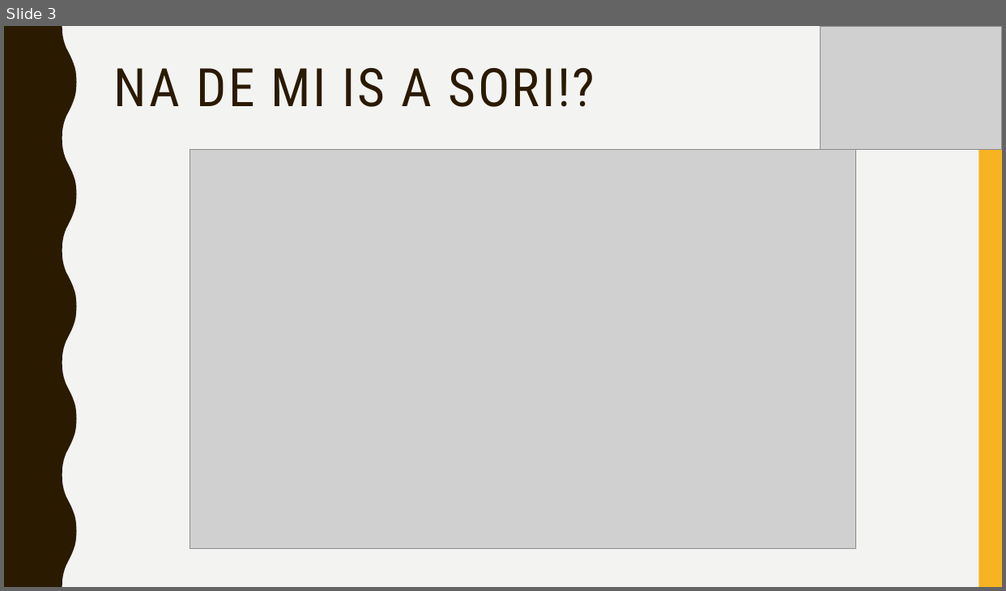
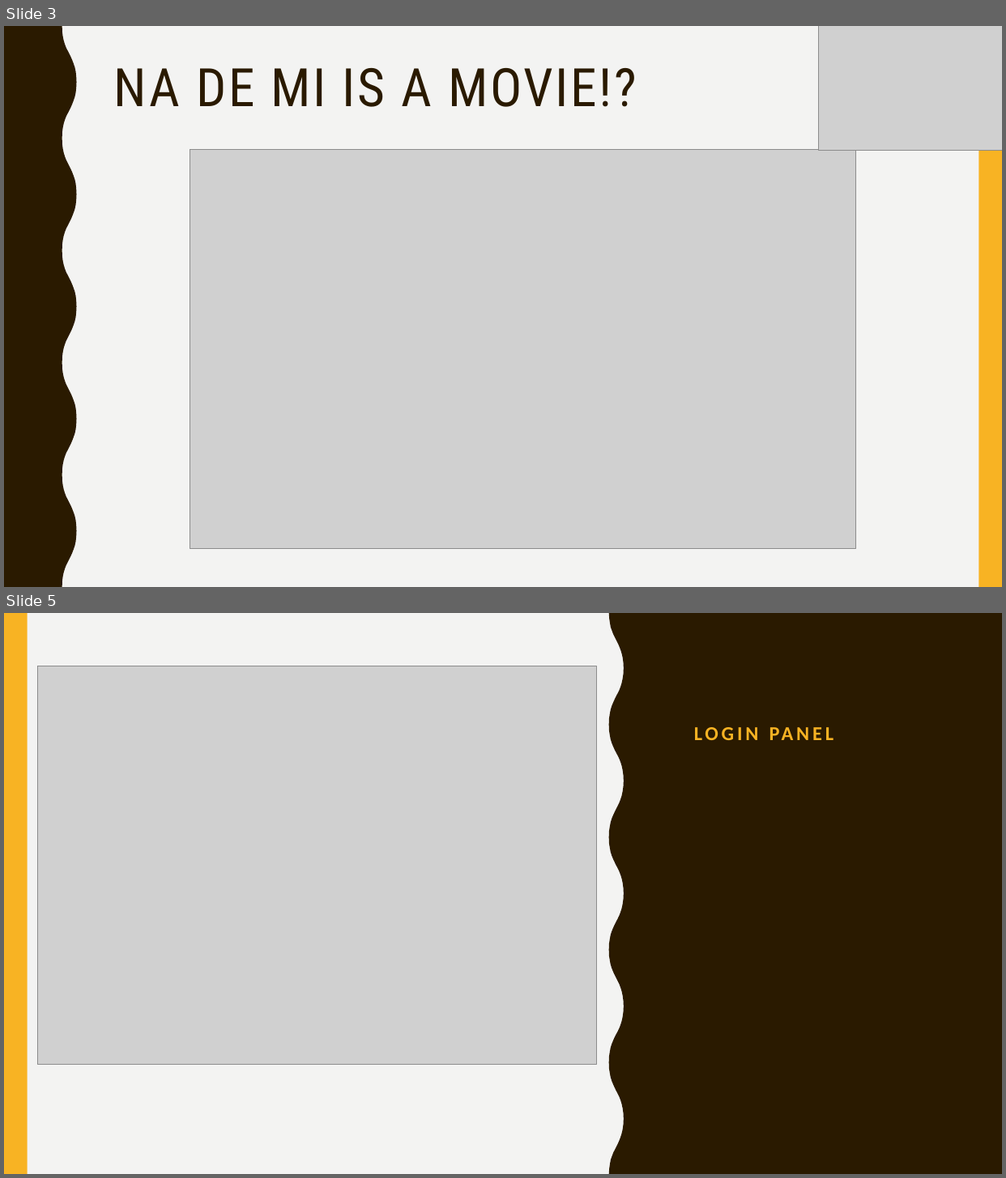
Before and after one commit to zorrrozotya/SFMproject, a slide deck: bemutato/Prezentacio.pptx. Shown one above the other, each under a label of ours: slide 3 before the commit, slides 3 and 5 after it; the slides between them are not shown. The pictures are 1006x591 and 1006x1178 pixels, drawn with LibreOffice and Linux fonts; fonts in the diff are those of the drawing; grey boxes stand for pictures. Boxes give left, top, right and bottom in pixels: in the first picture for what was removed or moved away, otherwise in the second. Text is boxed around its words. In the diff, an @@ line names an element or a change of style, - is before the commit and + after.

Commit message:
Ppt kéesz after login panel log aout gomb

```diff
--- a/bemutato/Prezentacio.pptx
+++ b/bemutato/Prezentacio.pptx
@@ slide 5 added at [4, 613, 1002, 1174], background #F3F3F2 @@
@@ rectangle added at [4, 613, 27, 1174], fill #F8B323 @@
@@ freeform shape added at [609, 613, 1002, 1174], fill #2A1A00 @@
@@ title added at [687, 650, 940, 748], 19 pt, text #F8B323, bold @@
+LOGIN PANEL
@@ picture added at [38, 666, 596, 1064] @@
@@ slide 3 changed as well @@
@@ picture added at [819, 26, 1002, 150] @@
@@ title at [114, 68, 637, 107]: text changed @@
-NA DE MI IS A SORI!?
+NA DE MI IS A MOVIE!?
```
Also in this commit, not shown: 7 other slides changed, 4 other slides added, 1 slide removed, 17 other files.
